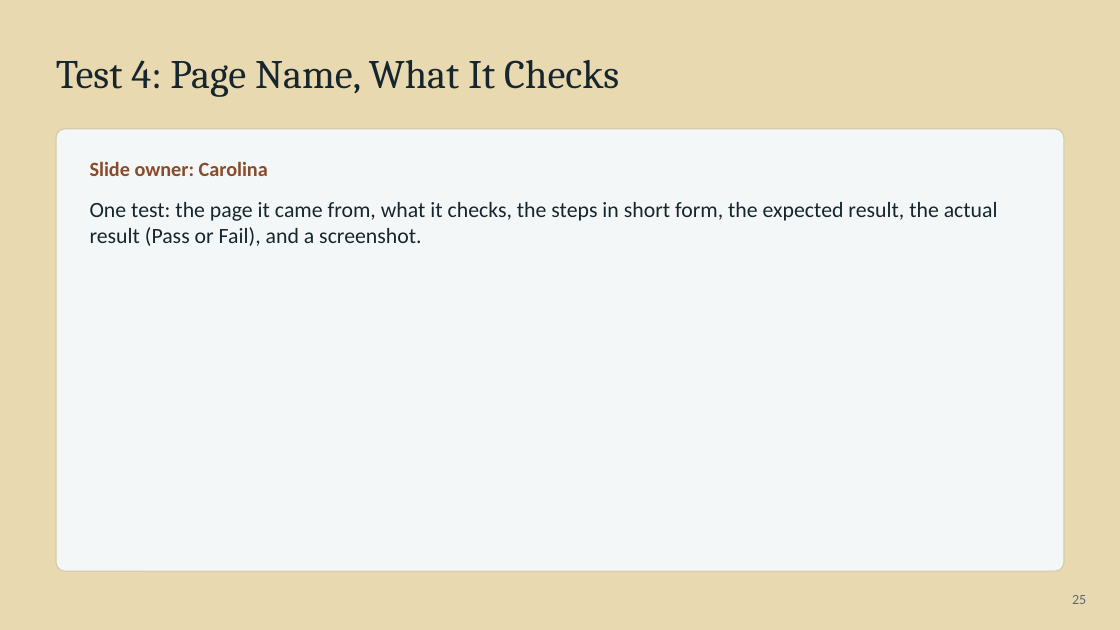
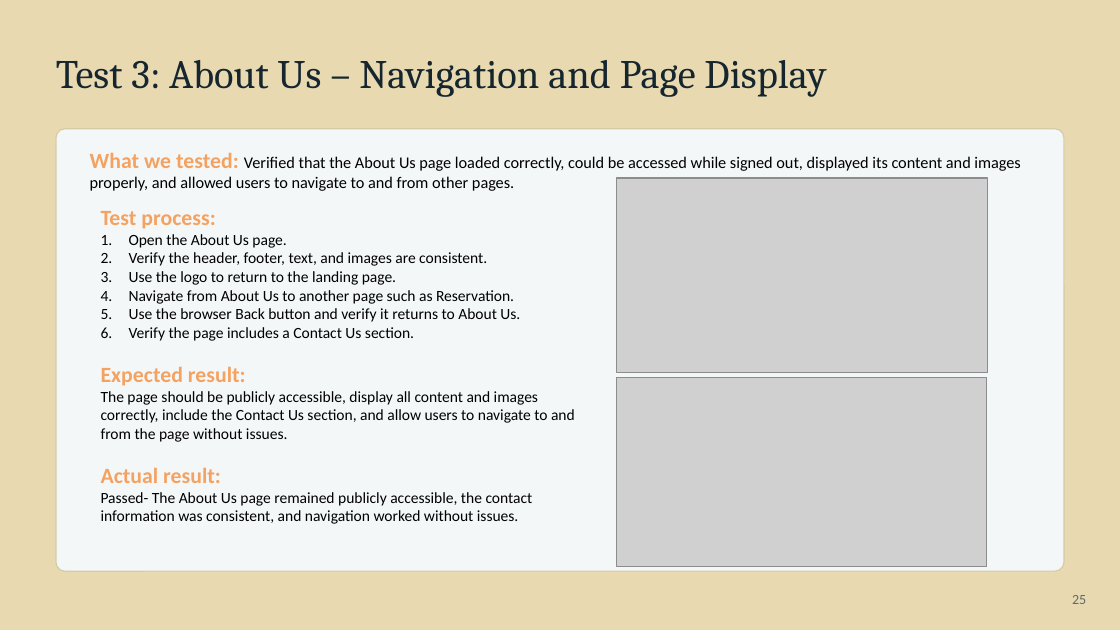
Before and after one commit to BobbyJoeCool/csd460-blueteam, a slide deck: slide 24 of Class_Information/Module-10/Presentation/QA-Presentation-Rodriguez.pptx (slide 25 before the commit). Drawn at 1120x630 pixels with LibreOffice and Linux fonts; fonts in the diff are those of the drawing; grey boxes stand for pictures. Boxes give left, top, right and bottom in pixels: in the first picture for what was removed or moved away, otherwise in the second. Text is boxed around its words. In the diff, an @@ line names an element or a change of style, - is before the commit and + after.

```diff
--- a/Class_Information/Module-10/Presentation/QA-Presentation-Rodriguez.pptx
+++ b/Class_Information/Module-10/Presentation/QA-Presentation-Rodriguez.pptx
@@ text at <box>56,60,826,97</box>: text changed @@
-Test 4: Page Name, What It Checks
+Test 3: About Us – Navigation and Page Display
@@ text removed at <box>90,161,998,246</box> @@
-Slide owner: Carolina
-One test: the page it came from, what it checks, the steps in short form, the expected result, the actual result (Pass or Fail), and a screenshot.
@@ text added at <box>90,152,1020,191</box>, 10.5 pt, text #000000 @@
+What we tested: Verified that the About Us page loaded correctly, could be accessed while signed out, displayed its content and images properly, and allowed users to navigate to and from other pages.
@@ picture added at <box>616,178,987,373</box> @@
@@ text added at <box>101,211,575,524</box>, 10 pt, text #000000 @@
+Test process:
+1. Open the About Us page.
+2. Verify the header, footer, text, and images are consistent.
+3. Use the logo to return to the landing page.
+4. Navigate from About Us to another page such as Reservation.
+5. Use the browser Back button and verify it returns to About Us.
+6. Verify the page includes a Contact Us section.
+Expected result:
+The page should be publicly accessible, display all content and images correctly, include the Contact Us section, and allow users to navigate to and from the page without issues.
+Actual result:
+Passed- The About Us page remained publicly accessible, the contact information was consistent, and navigation worked without issues.
@@ picture added at <box>616,377,987,567</box> @@
```
Also in this commit, not shown: 9 other slides changed, 1 slide added, 1 slide removed.
